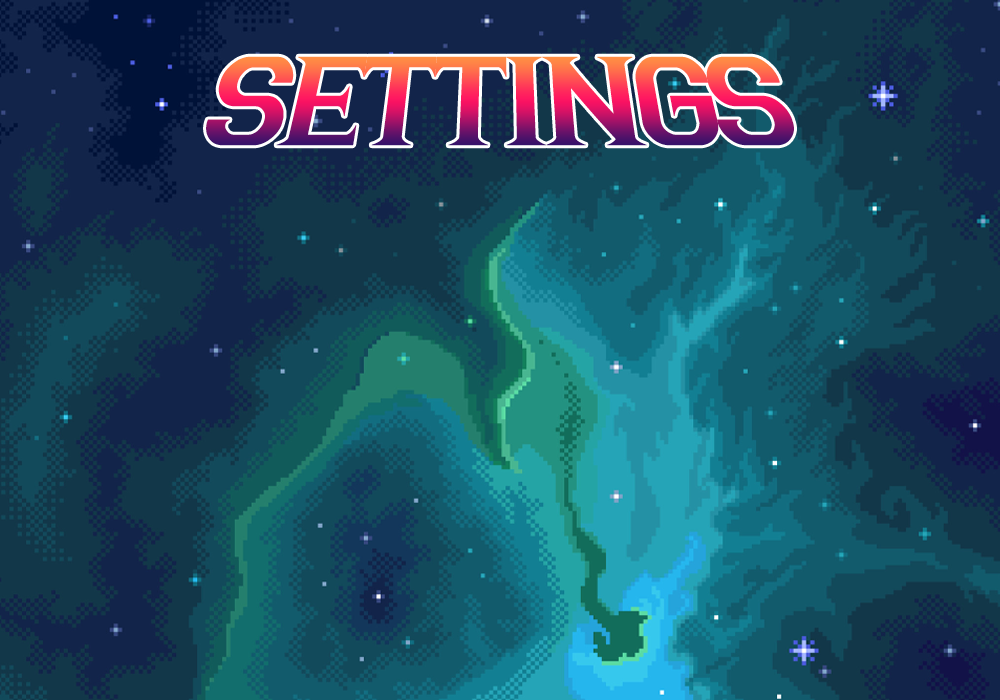
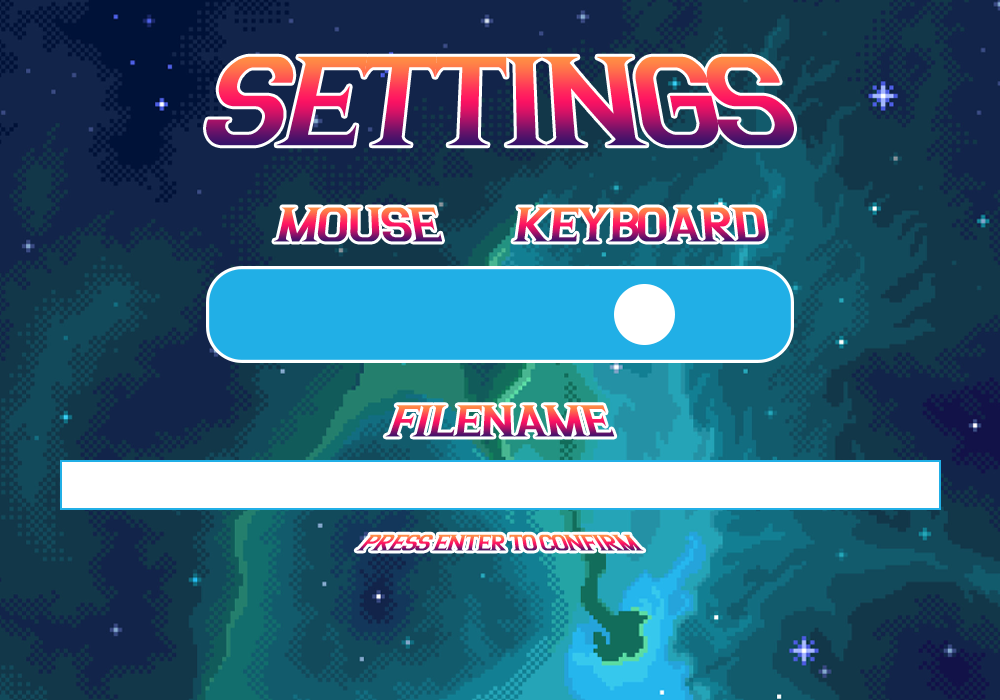
The second 1000 x 700 image is a revision of the first. Changes to its layers:
added layer "Ellipse 1" above "PRESS ENTER TO CONFIRM" over [614, 284, 675, 345]
added layer "PRESS ENTER TO CONFIRM" above "Rectangle 1" over [356, 534, 644, 551]
added layer "Rectangle 1" above "Rounded Rectangle 1" over [60, 460, 941, 510]
added layer "Rounded Rectangle 1" above "MOUSE" over [206, 266, 794, 363]
added layer "MOUSE" above "KeyBOARD" over [274, 207, 442, 242]
added layer "KeyBOARD" above "FILENAME" over [513, 207, 766, 242]
added layer "FILENAME" above "SETTINGS" over [385, 405, 615, 437]
